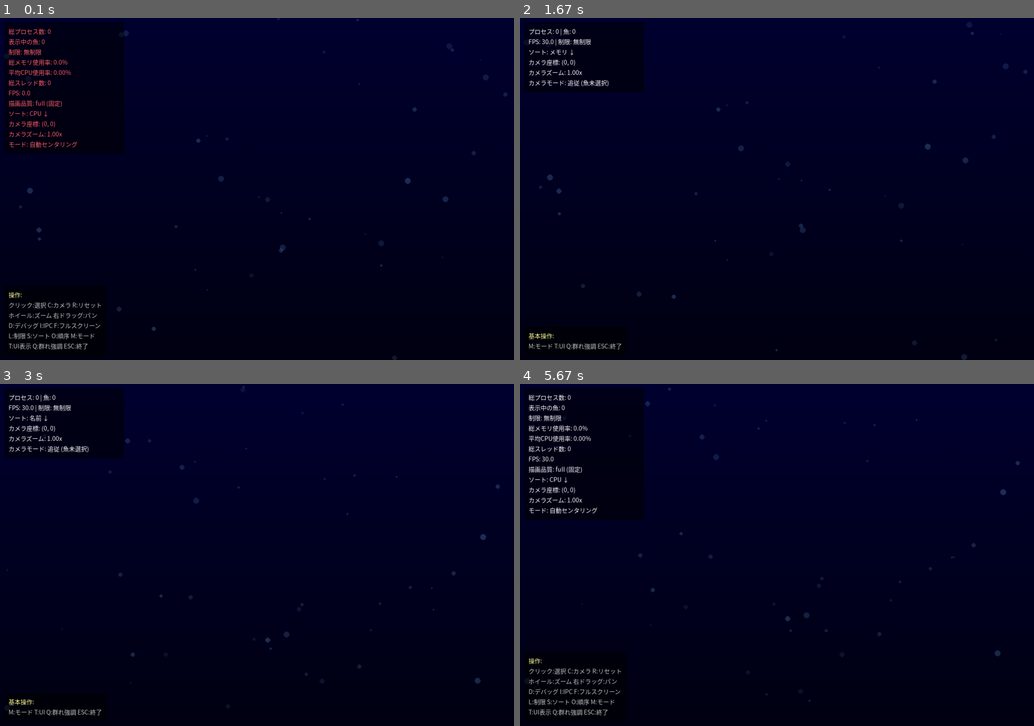
Above: before the commit, frames 1-4 (two rows, left to right).
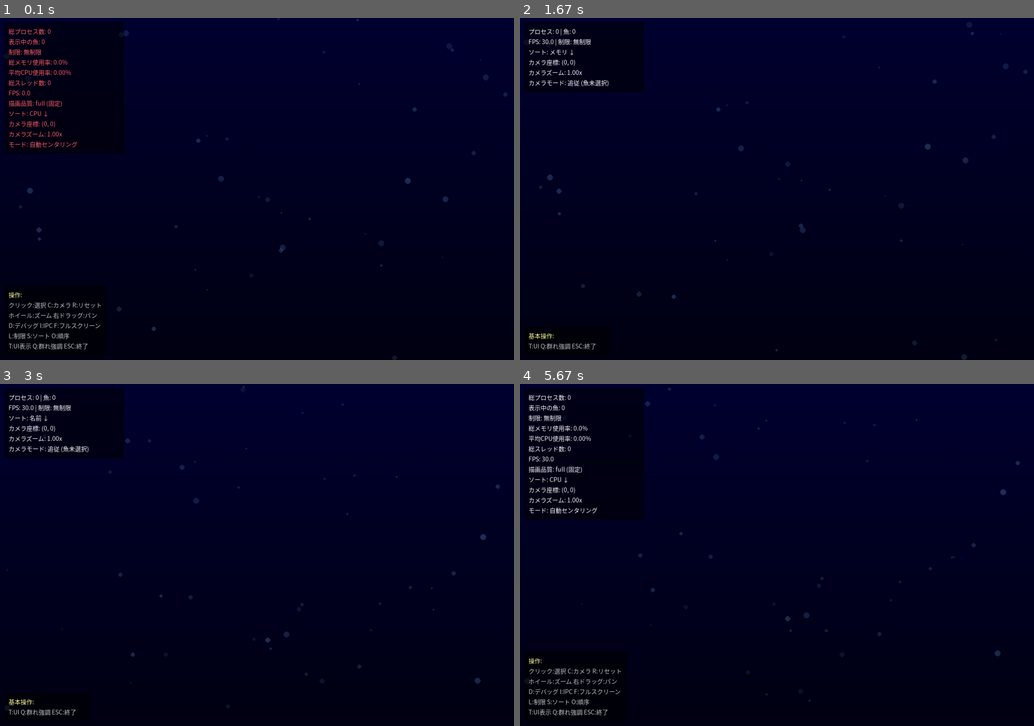
Above: after the commit, the same moments.

Repository: mouri-lab/process-aquarium
Game: pygame game, started from main.py
Two runs of this game, one before a commit and one after it. Both use one fixed random seed, a clock stepped at 60 frames per second and the inputs below.
Inputs (mouse positions are in pixels of both pictures, inside the frame that each line leads up to):
- Up to frame 1 (0.1 s): no input
- Up to frame 2 (1.67 s): tap T at 0.33 s; hold M 0.67-1.13 s; hold S 0.67-1.13 s; move the mouse to (586, 154) at 0.7 s; tap C at 1.17 s; right-click (602, 271) at 1.55 s
- Up to frame 3 (3 s): tap F at 1.83 s; hold S 2.17-2.63 s; move the mouse to (195, 531) at 2.2 s; click "基本操作:" at 2.72 s
- Up to frame 4 (5.67 s): tap C at 3, 4.55 s; hold S 4-4.37 s; move the mouse to (854, 438) at 4.03 s; tap T at 4.15, 5.55 s; hold D 4.4-4.87 s; move the mouse to (735, 534) at 4.43 s; hold D 4.9-5.37 s; move the mouse to (812, 548) at 4.93 s; hold S from 5.4 s (still down); move the mouse to (730, 431) at 5.43 s

The runs differ from the first frame. In frame 1, less than 0.1% of the frame differs, in the area x 13-19%, y 92-94%; in frame 2, 0.2%, in the area x 1-20%, y 95-97%; in frame 3, 0.2%; in frame 4, less than 0.1%.

Commit message:
UIヘルプメッセージからモード切り替えオプションを削除し、簡素表示モードの操作を更新

Diff:
--- a/src/visuals/aquarium.py
+++ b/src/visuals/aquarium.py
@@ -718,14 +718,14 @@
                 "クリック:選択 C:カメラ R:リセット",
                 "ホイール:ズーム 右ドラッグ:パン",
                 "D:デバッグ I:IPC F:フルスクリーン",
-                "L:制限 S:ソート O:順序 M:モード",
+                "L:制限 S:ソート O:順序",
                 "T:UI表示 Q:群れ強調 ESC:終了"
             ]
         else:
             # 簡素表示モードでは基本操作のみ
             help_lines = [
                 "基本操作:",
-                "M:モード T:UI Q:群れ強調 ESC:終了"
+                "T:UI Q:群れ強調 ESC:終了"
             ]
 
         # ヘルプ（左上パネルと同じスタイルで動的サイズ計算）
@@ -975,9 +975,6 @@
                 elif event.key == pygame.K_i:
                     self.show_ipc = not self.show_ipc
                     print(f"IPC可視化: {'オン' if self.show_ipc else 'オフ'}")
-                elif event.key == pygame.K_m:
-                    # モード一括切り替え (M key)
-                    self._cycle_display_modes()
                 elif event.key == pygame.K_t:
                     # UI表示切り替え (T key)
                     self._toggle_ui_display()
